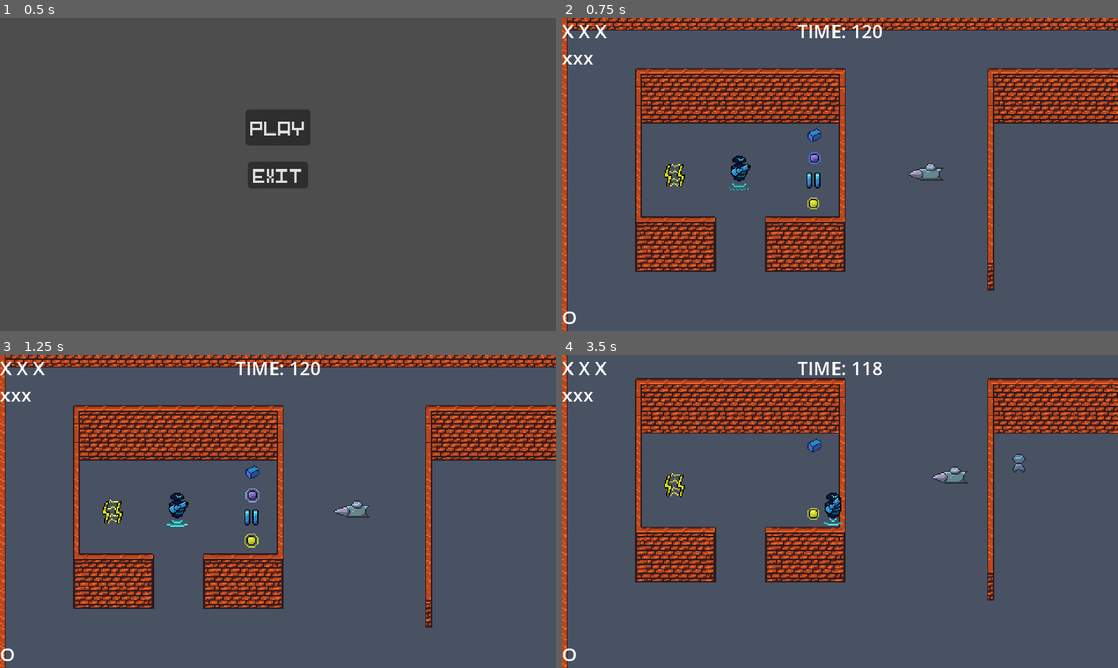
Above: before the commit, frames 1-4 (two rows, left to right).
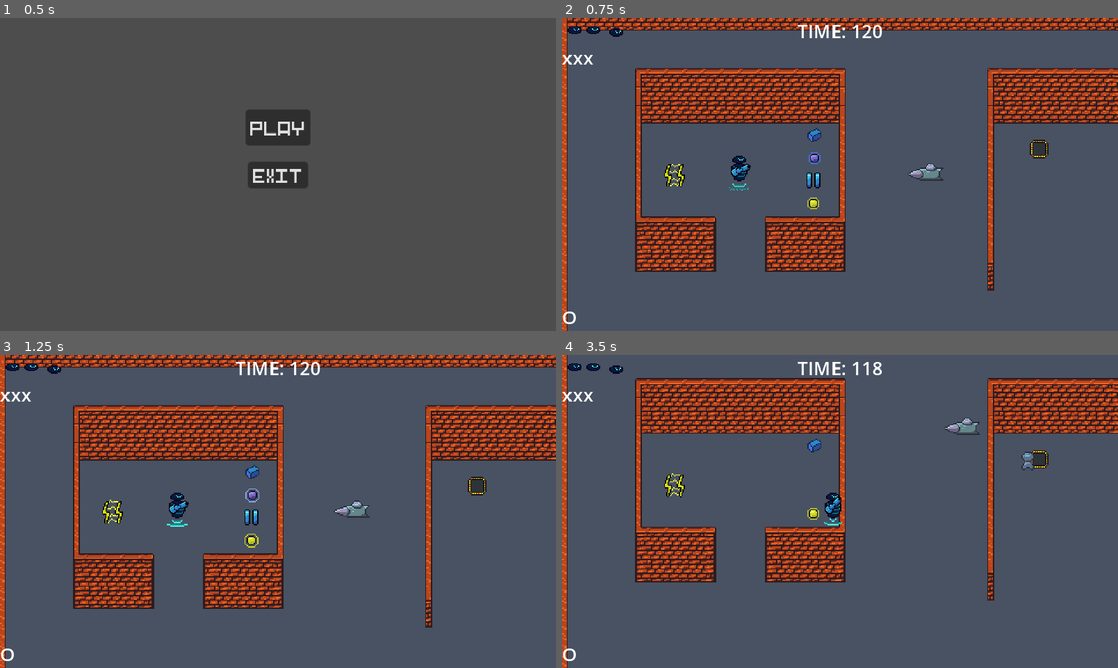
Above: after the commit, the same moments.

Repository: SamuelAlves-23/GameOffJam2023
Game: Godot game, scene res://Scenes/main_menu.tscn
Two runs of this game, one before a commit and one after it. Both use one fixed random seed, a clock stepped at 60 frames per second and the inputs below.
Inputs (mouse positions are in pixels of both pictures, inside the frame that each line leads up to):
- Up to frame 1 (0.5 s): no input
- Up to frame 2 (0.75 s): click "PLAY" at 0.5 s
- Up to frame 3 (1.25 s): no input
- Up to frame 4 (3.5 s): move the mouse to (962, 495) at 1.27 s; hold D (move_right) 1.28-2.03 s; tap Space (dash) at 1.35 s; move the mouse to (728, 527) at 2.02 s; hold S (move_down) 2.03-2.78 s; tap Mouse wheel down (decrease_bullet_size) at 2.1 s; move the mouse to (895, 442) at 2.77 s; hold D (move_right) from 2.78 s (still down); tap Mouse wheel up (increase_bullet_size) at 2.85 s

Frame 1 is identical in both runs. In frame 2, 0.4% of the frame differs, in the area x 0-88%, y 2-45%; in frame 3, 0.4%; in frame 4, 1.0%, in the area x 0-88%, y 2-42%.

Commit message:
UI (in progress)

Diff:
--- a/Scenes/enemy_bullet.tscn
+++ b/Scenes/enemy_bullet.tscn
@@ -8,6 +8,7 @@
 height = 10.0
 
 [node name="EnemyBullet" type="Area2D"]
+z_index = 1
 collision_layer = 256
 collision_mask = 17
 script = ExtResource("1_hkoex")
--- a/Scenes/gun_enemy.tscn
+++ b/Scenes/gun_enemy.tscn
@@ -58,6 +58,7 @@
 radius = 15.0
 
 [node name="GunEnemy" type="CharacterBody2D"]
+z_index = 1
 position = Vector2(0, -16)
 collision_layer = 0
 script = ExtResource("1_0jxwi")
--- a/Scenes/hud.tscn
+++ b/Scenes/hud.tscn
@@ -1,6 +1,7 @@
-[gd_scene load_steps=2 format=3 uid="uid://byrhiaiowlx1w"]
+[gd_scene load_steps=3 format=3 uid="uid://byrhiaiowlx1w"]
 
 [ext_resource type="Script" path="res://Scripts/HUD.gd" id="1_bx24n"]
+[ext_resource type="Texture2D" uid="uid://cqb60onvkihqd" path="res://Assets/Sprites/Finished/Life-indicator.png" id="2_r6isn"]
 
 [node name="HUD" type="Control"]
 layout_mode = 3
@@ -22,12 +23,6 @@
 grow_horizontal = 2
 text = "99:99"
 
-[node name="LivesLabel" type="Label" parent="."]
-layout_mode = 0
-offset_right = 40.0
-offset_bottom = 23.0
-text = "X X X"
-
 [node name="ItemsLabel" type="Label" parent="."]
 layout_mode = 1
 offset_top = 23.475
@@ -44,3 +39,21 @@
 offset_right = 40.0
 grow_vertical = 0
 text = "O"
+
+[node name="LifeUI" type="Control" parent="."]
+layout_mode = 1
+anchors_preset = 0
+offset_right = 40.0
+offset_bottom = 40.0
+
+[node name="Life1" type="Sprite2D" parent="LifeUI"]
+position = Vector2(11, 11)
+texture = ExtResource("2_r6isn")
+
+[node name="Life2" type="Sprite2D" parent="LifeUI"]
+position = Vector2(27, 11)
+texture = ExtResource("2_r6isn")
+
+[node name="Life3" type="Sprite2D" parent="LifeUI"]
+position = Vector2(47, 13)
+texture = ExtResource("2_r6isn")
--- a/Scenes/minion_enemy.tscn
+++ b/Scenes/minion_enemy.tscn
@@ -21,6 +21,7 @@
 height = 14.0
 
 [node name="MinionEnemy" type="CharacterBody2D"]
+z_index = 1
 position = Vector2(0, -16)
 collision_layer = 4
 collision_mask = 517
@@ -59,6 +60,7 @@
 collision_mask = 16
 
 [node name="CollisionShape2D" parent="Hitbox" index="0"]
+z_index = 1
 position = Vector2(1, 5)
 shape = SubResource("CapsuleShape2D_yah7r")
 
--- a/Scenes/mob_spawner.tscn
+++ b/Scenes/mob_spawner.tscn
@@ -1,6 +1,7 @@
-[gd_scene load_steps=2 format=3 uid="uid://5pcy0o0ca5iy"]
+[gd_scene load_steps=3 format=3 uid="uid://5pcy0o0ca5iy"]
 
 [ext_resource type="Script" path="res://Scripts/mob_spawner.gd" id="1_ygunc"]
+[ext_resource type="Texture2D" uid="uid://b3pdab8cwy46l" path="res://Assets/Sprites/Finished/Spawn_platform-Sheet.png" id="2_xit5h"]
 
 [node name="MobSpawner" type="Node2D"]
 script = ExtResource("1_ygunc")
@@ -12,17 +13,41 @@
 [node name="Spawn_01" type="Marker2D" parent="SpawnContainer"]
 position = Vector2(246, 23)
 
+[node name="Sprite2D" type="Sprite2D" parent="SpawnContainer/Spawn_01"]
+texture = ExtResource("2_xit5h")
+hframes = 9
+
 [node name="Spawn_02" type="Marker2D" parent="SpawnContainer"]
 position = Vector2(410, 59)
+
+[node name="Sprite2D" type="Sprite2D" parent="SpawnContainer/Spawn_02"]
+texture = ExtResource("2_xit5h")
+hframes = 9
 
 [node name="Spawn_03" type="Marker2D" parent="SpawnContainer"]
 position = Vector2(399, 224)
 
+[node name="Sprite2D" type="Sprite2D" parent="SpawnContainer/Spawn_03"]
+texture = ExtResource("2_xit5h")
+hframes = 9
+
 [node name="Spawn_04" type="Marker2D" parent="SpawnContainer"]
 position = Vector2(82, 221)
+
+[node name="Sprite2D" type="Sprite2D" parent="SpawnContainer/Spawn_04"]
+texture = ExtResource("2_xit5h")
+hframes = 9
 
 [node name="Spawn_05" type="Marker2D" parent="SpawnContainer"]
 position = Vector2(59, 51)
 
+[node name="Sprite2D" type="Sprite2D" parent="SpawnContainer/Spawn_05"]
+texture = ExtResource("2_xit5h")
+hframes = 9
+
 [node name="Spawn_06" type="Marker2D" parent="SpawnContainer"]
 position = Vector2(59, 51)
+
+[node name="Sprite2D" type="Sprite2D" parent="SpawnContainer/Spawn_06"]
+texture = ExtResource("2_xit5h")
+hframes = 9
--- a/Scenes/parry_enemy.tscn
+++ b/Scenes/parry_enemy.tscn
@@ -81,8 +81,11 @@
 size = Vector2(25, 7)
 
 [node name="ParryEnemy" type="CharacterBody2D"]
+z_index = 1
 position = Vector2(0, -16)
 collision_layer = 0
+motion_mode = 1
+wall_min_slide_angle = 0.0
 script = ExtResource("1_rowoe")
 enemy_type = 2
 
--- a/Scenes/shield_enemy.tscn
+++ b/Scenes/shield_enemy.tscn
@@ -153,6 +153,7 @@
 }]
 
 [node name="ShieldEnemy" type="CharacterBody2D"]
+z_index = 1
 position = Vector2(0, -16)
 collision_layer = 0
 script = ExtResource("1_l44cr")
--- /dev/null
+++ b/Scenes/spawn_effect.tscn
@@ -0,0 +1,74 @@
+[gd_scene load_steps=12 format=3 uid="uid://c1qps53tne1dy"]
+
+[ext_resource type="Texture2D" uid="uid://cx3nxsclobrsb" path="res://Assets/Sprites/Finished/Spawn_animation-Sheet.png" id="1_3bex3"]
+[ext_resource type="Script" path="res://Scripts/effects.gd" id="2_vff6r"]
+
+[sub_resource type="AtlasTexture" id="AtlasTexture_3lyrt"]
+atlas = ExtResource("1_3bex3")
+region = Rect2(0, 0, 32, 32)
+
+[sub_resource type="AtlasTexture" id="AtlasTexture_i8qwf"]
+atlas = ExtResource("1_3bex3")
+region = Rect2(32, 0, 32, 32)
+
+[sub_resource type="AtlasTexture" id="AtlasTexture_vi1lp"]
+atlas = ExtResource("1_3bex3")
+region = Rect2(64, 0, 32, 32)
+
+[sub_resource type="AtlasTexture" id="AtlasTexture_olpky"]
+atlas = ExtResource("1_3bex3")
+region = Rect2(96, 0, 32, 32)
+
+[sub_resource type="AtlasTexture" id="AtlasTexture_vftti"]
+atlas = ExtResource("1_3bex3")
+region = Rect2(128, 0, 32, 32)
+
+[sub_resource type="AtlasTexture" id="AtlasTexture_sm8ea"]
+atlas = ExtResource("1_3bex3")
+region = Rect2(160, 0, 32, 32)
+
+[sub_resource type="AtlasTexture" id="AtlasTexture_ghm8o"]
+atlas = ExtResource("1_3bex3")
+region = Rect2(192, 0, 32, 32)
+
+[sub_resource type="AtlasTexture" id="AtlasTexture_pvvrt"]
+atlas = ExtResource("1_3bex3")
+region = Rect2(224, 0, 32, 32)
+
+[sub_resource type="SpriteFrames" id="SpriteFrames_3j35r"]
+animations = [{
+"frames": [{
+"duration": 1.0,
+"texture": SubResource("AtlasTexture_3lyrt")
+}, {
+"duration": 1.0,
+"texture": SubResource("AtlasTexture_i8qwf")
+}, {
+"duration": 1.0,
+"texture": SubResource("AtlasTexture_vi1lp")
+}, {
+"duration": 1.0,
+"texture": SubResource("AtlasTexture_olpky")
+}, {
+"duration": 1.0,
+"texture": SubResource("AtlasTexture_vftti")
+}, {
+"duration": 1.0,
+"texture": SubResource("AtlasTexture_sm8ea")
+}, {
+"duration": 1.0,
+"texture": SubResource("AtlasTexture_ghm8o")
+}, {
+"duration": 1.0,
+"texture": SubResource("AtlasTexture_pvvrt")
+}],
+"loop": false,
+"name": &"default",
+"speed": 20.0
+}]
+
+[node name="SpawnEffect" type="AnimatedSprite2D"]
+z_index = 1
+sprite_frames = SubResource("SpriteFrames_3j35r")
+autoplay = "default"
+script = ExtResource("2_vff6r")
--- a/Scripts/arenaController.gd
+++ b/Scripts/arenaController.gd
@@ -9,6 +9,7 @@
 @onready var player = $Player
 @onready var hud = $UILayer/HUD
 @onready var pickableContainer = $PickableContainer
+
 
 var pickables = [
 	preload("res://Scenes/scale_mail.tscn"),
--- a/Scripts/enemy.gd
+++ b/Scripts/enemy.gd
@@ -18,6 +18,7 @@
 var guarded_sprite
 var bulletContainer
 var recoil_pos
+var bullet_scene
 
 @onready var damage_color_code = "ff0006"
 @onready var guard_color_code = "00ffff"
@@ -32,7 +33,6 @@
 @onready var dash_vector = Vector2.DOWN
 @onready var gun_cd = false
 @onready var invulnerable = false
-@onready var bullet_scene = preload("res://Scenes/enemy_bullet.tscn")
 
 @export var enemy_type = ENEMY_TYPES.MINION
 @export var ACCELERATION = 300
@@ -46,6 +46,7 @@
 		guarded_sprite = $GuardedSprite
 	elif enemy_type == ENEMY_TYPES.GUN:
 		bulletContainer = $BulletContainer
+		bullet_scene = load("res://Scenes/enemy_bullet.tscn")
 
 func _physics_process(delta):
 	match state:
--- a/Scripts/mob_spawner.gd
+++ b/Scripts/mob_spawner.gd
@@ -15,6 +15,7 @@
 @onready var spawn_points = []
 @onready var mob_container = $MobContainer
 @onready var spawn_container = $SpawnContainer
+@onready var spawn_effect = preload("res://Scenes/spawn_effect.tscn")
 @onready var enemy_01 = preload("res://Scenes/minion_enemy.tscn")
 @onready var gun_enemy = preload("res://Scenes/gun_enemy.tscn")
 @onready var shield_enemy = preload("res://Scenes/shield_enemy.tscn")
@@ -29,7 +30,7 @@
 
 
 func _process(_delta):
-	if !spawn_cd && spawn_active:
+	if !spawn_cd && spawn_active && mob_container.get_child_count() <= 100:
 		rng_number = rng.randi_range(1,4)
 		match spawner_state:
 			SPAWNER_STATES.FIRST_PHASE:
@@ -65,6 +66,10 @@
 
 func spawn_enemy(enemy):
 	var spawn_point = spawn_points.pick_random().global_position
+	var spawn_effect_instance = spawn_effect.instantiate()
 	var enemy_instance = enemy.instantiate()
+	mob_container.add_child(spawn_effect_instance)
 	mob_container.add_child(enemy_instance)
+	spawn_effect_instance.global_position = spawn_point
+	await get_tree().create_timer(0.4).timeout
 	enemy_instance.global_position = spawn_point
Binary file added: Assets/Sprites/Finished/Life-indicator.aseprite
Binary file added: Assets/Sprites/Finished/Life-indicator.png
Not shown, added: Assets/Sprites/Finished/Life-indicator.png.import
Binary file added: Assets/Sprites/Finished/Spawn_animation-Sheet.png
Not shown, added: Assets/Sprites/Finished/Spawn_animation-Sheet.png.import
Binary file added: Assets/Sprites/Finished/Spawn_platform-Sheet.png
Not shown, added: Assets/Sprites/Finished/Spawn_platform-Sheet.png.import
Not shown, added: export_presets.cfg
